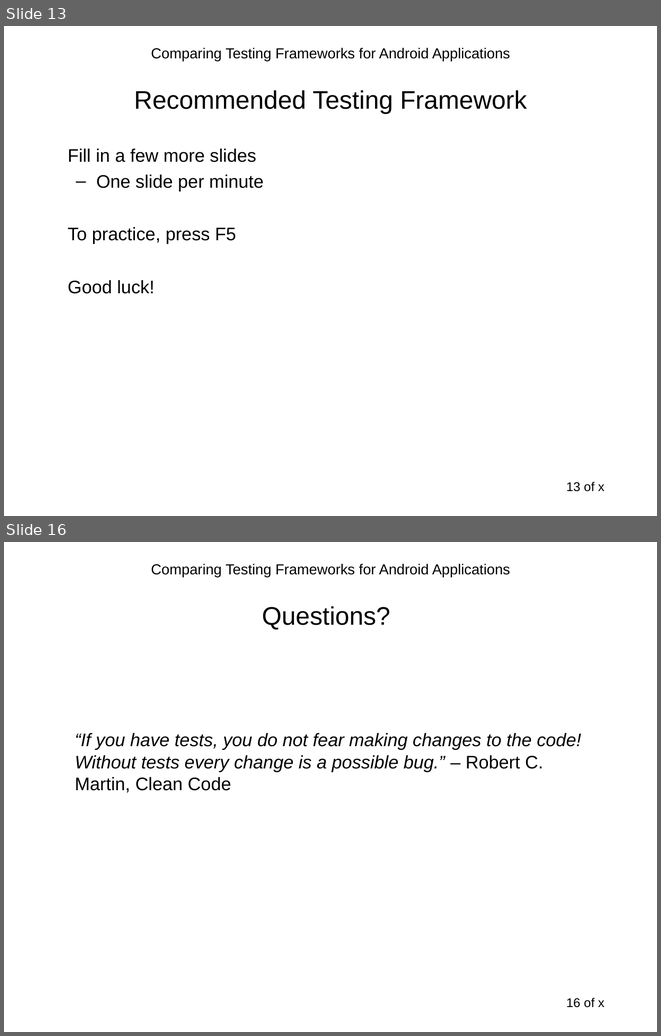
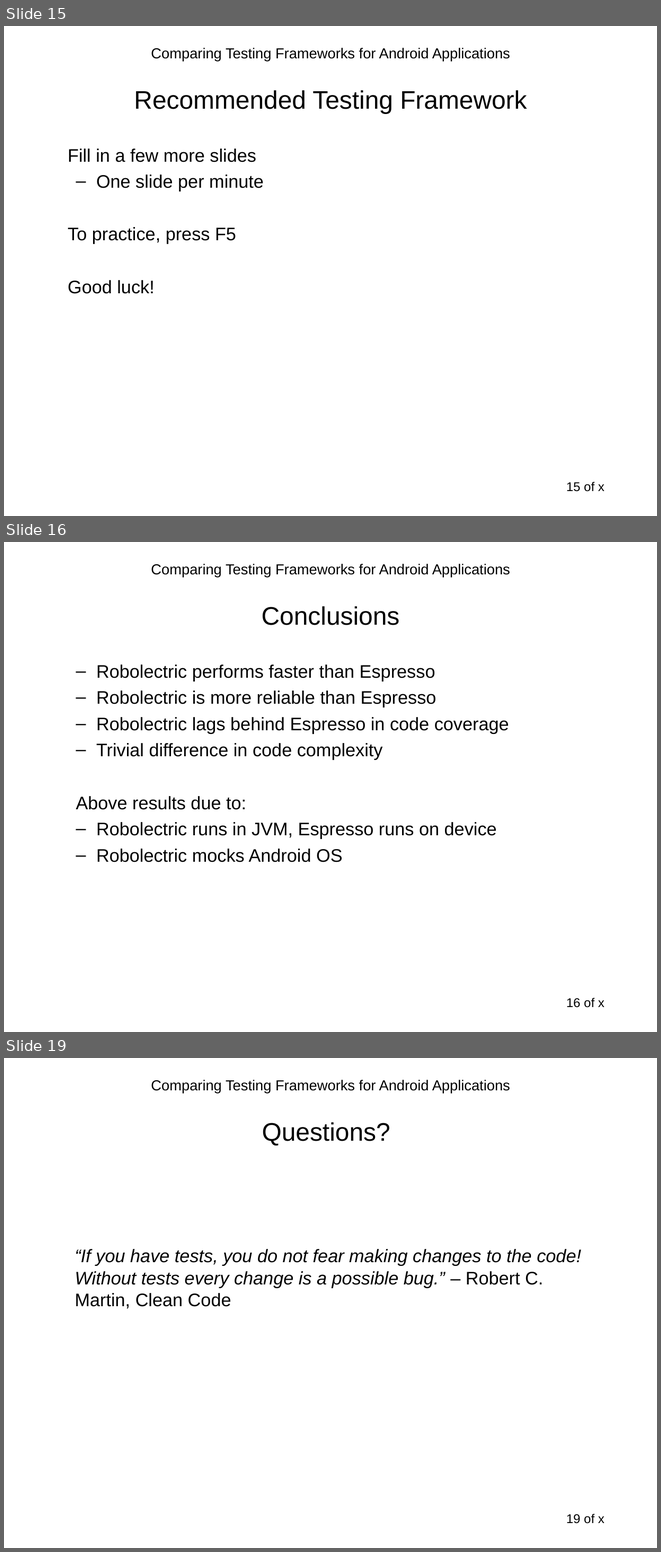
Before and after one commit to sahiljain/tpm, a slide deck: s44jain_tpm.ppt. Shown one above the other, each under a label of ours: slides 13 and 16 before the commit, slides 15, 16 and 19 after it; the slides between them are not shown. The pictures are 661x1036 and 661x1552 pixels, drawn with LibreOffice and Linux fonts; fonts in the diff are those of the drawing. Boxes give left, top, right and bottom in pixels: in the first picture for what was removed or moved away, otherwise in the second. Text is boxed around its words. In the diff, an @@ line names an element or a change of style, - is before the commit and + after.

```diff
--- a/s44jain_tpm.ppt
+++ b/s44jain_tpm.ppt
@@ slide 16 added at [4, 542, 657, 1032], background #FFFFFF; not listed: 2 template elements that a slide beside it also shows @@
@@ title added at [262, 606, 400, 625], 28 pt, text #000000 @@
+Conclusions
@@ text added at [76, 664, 509, 862], 20 pt, text #000000 @@
+  – Robolectric performs faster than Espresso
+  – Robolectric is more reliable than Espresso
+  – Robolectric lags behind Espresso in code coverage
+  – Trivial difference in code complexity
+  Above results due to:
+  – Robolectric runs in JVM, Espresso runs on device
+  – Robolectric mocks Android OS
@@ what was slide 13 is now slide 15 @@
@@ page number at [566, 481, 604, 491]: text changed @@
-13 of x
+15 of x
@@ what was slide 16 is now slide 19 @@
@@ page number at [566, 1513, 604, 1523]: text changed @@
-16 of x
+19 of x
```
Also in this commit, not shown: 8 slides changed, 3 other slides added, 1 slide removed.
